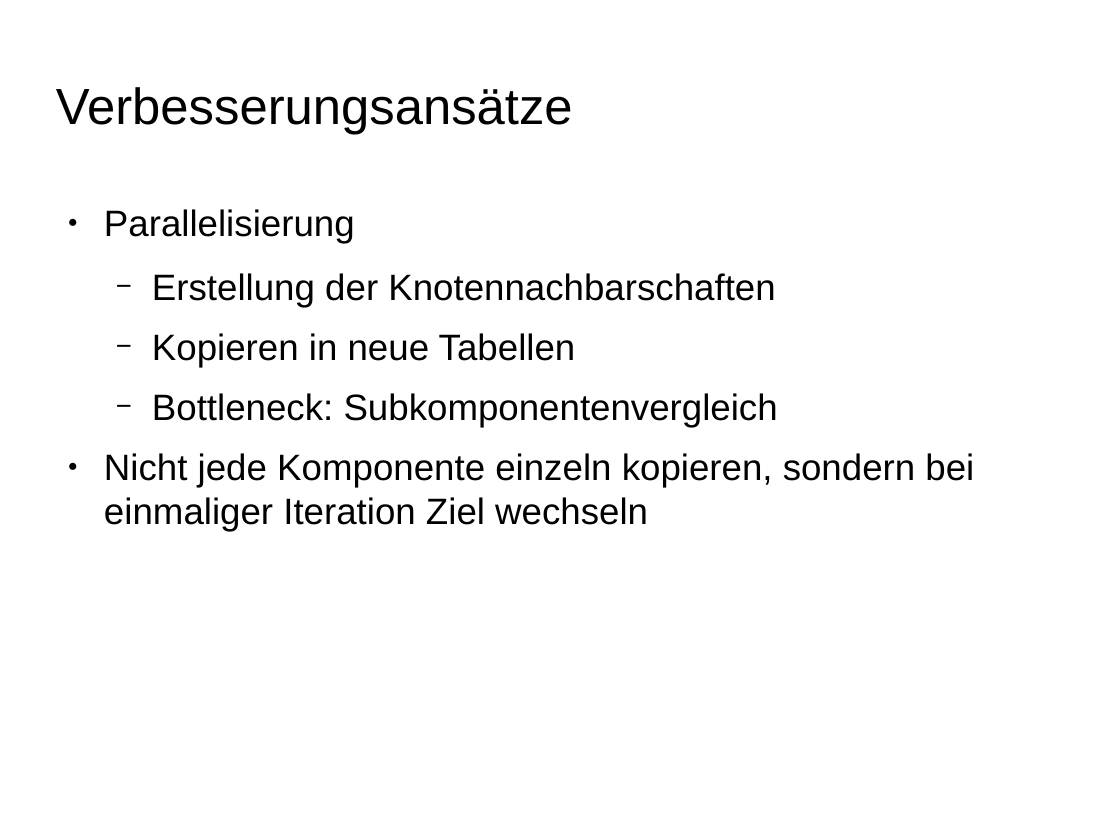
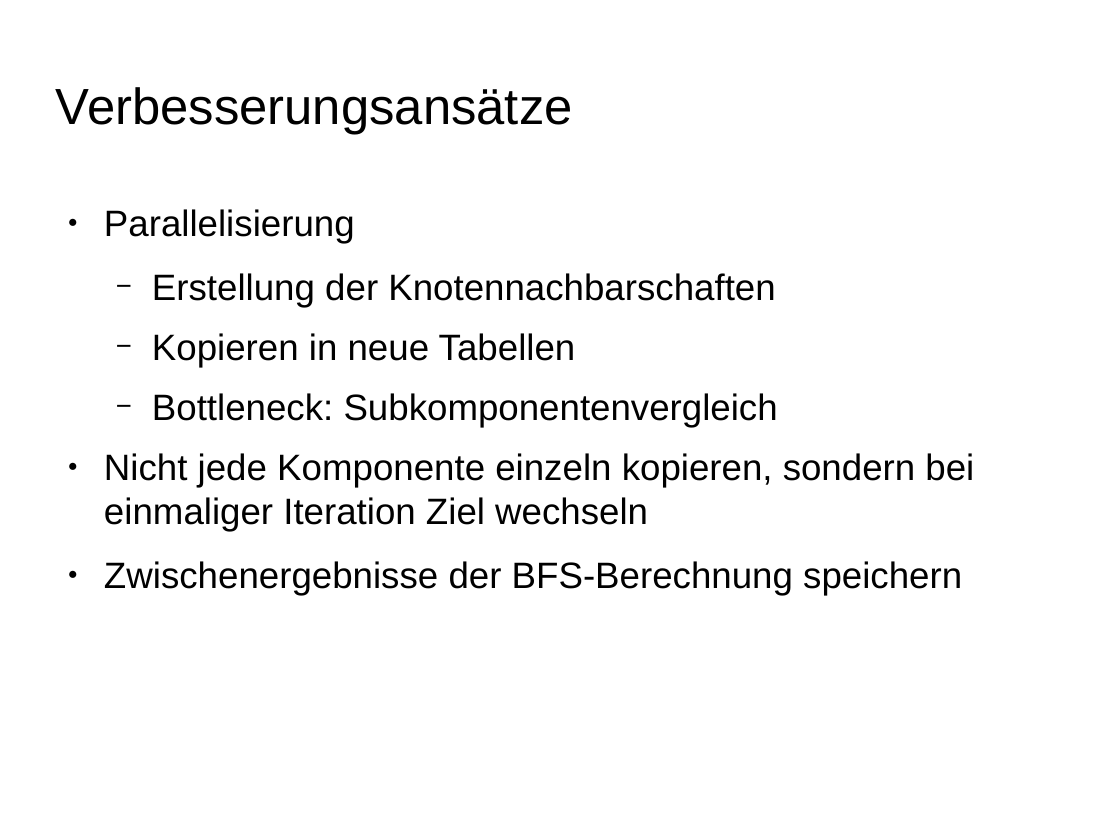
Before and after one commit to ScaDS/dblp-graphulo, a slide deck: slide 14 of doc/testat2.odp (slide 9 before the commit). Drawn at 1120x840 pixels with LibreOffice and Linux fonts; fonts in the diff are those of the drawing; background and template pictures are left out. Boxes give left, top, right and bottom in pixels: in the first picture for what was removed or moved away, otherwise in the second. Text is boxed around its words. In the diff, an @@ line names an element or a change of style, - is before the commit and + after.

```diff
--- a/doc/testat2.odp
+++ b/doc/testat2.odp
@@ text at [104, 561, 962, 596]: paragraph added @@
+● Zwischenergebnisse der BFS-Berechnung speichern
```
Also in this commit, not shown: 1 other slide changed, 6 slides added, 4 other files.
